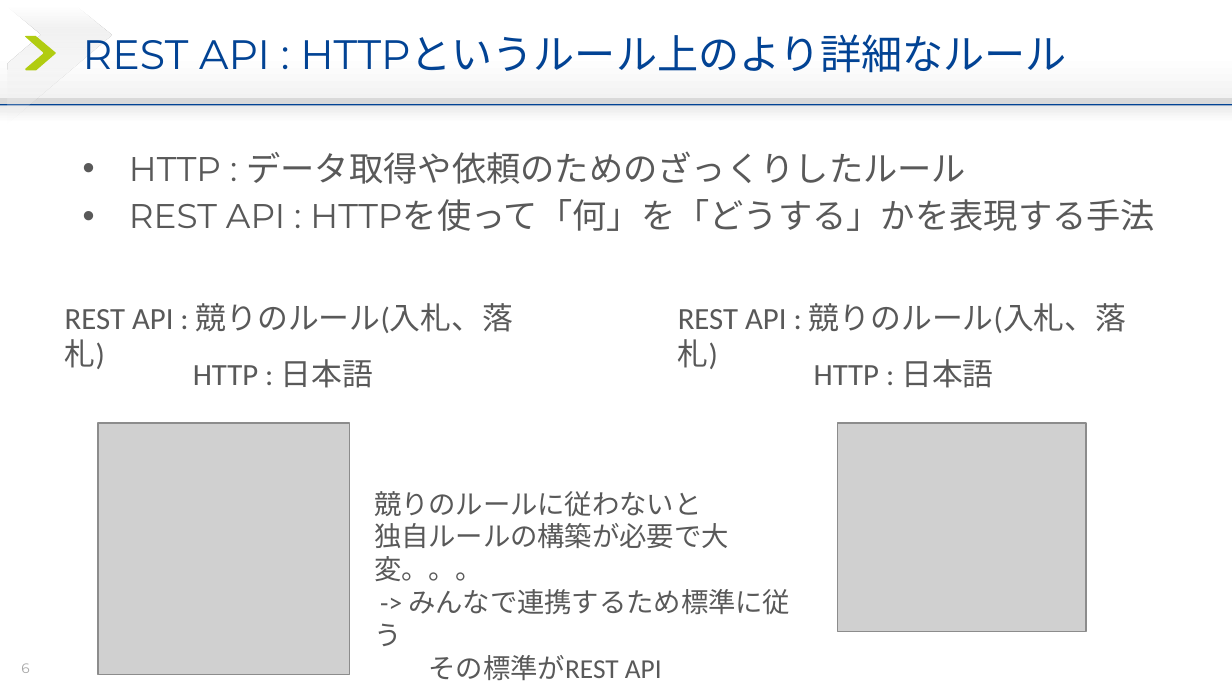
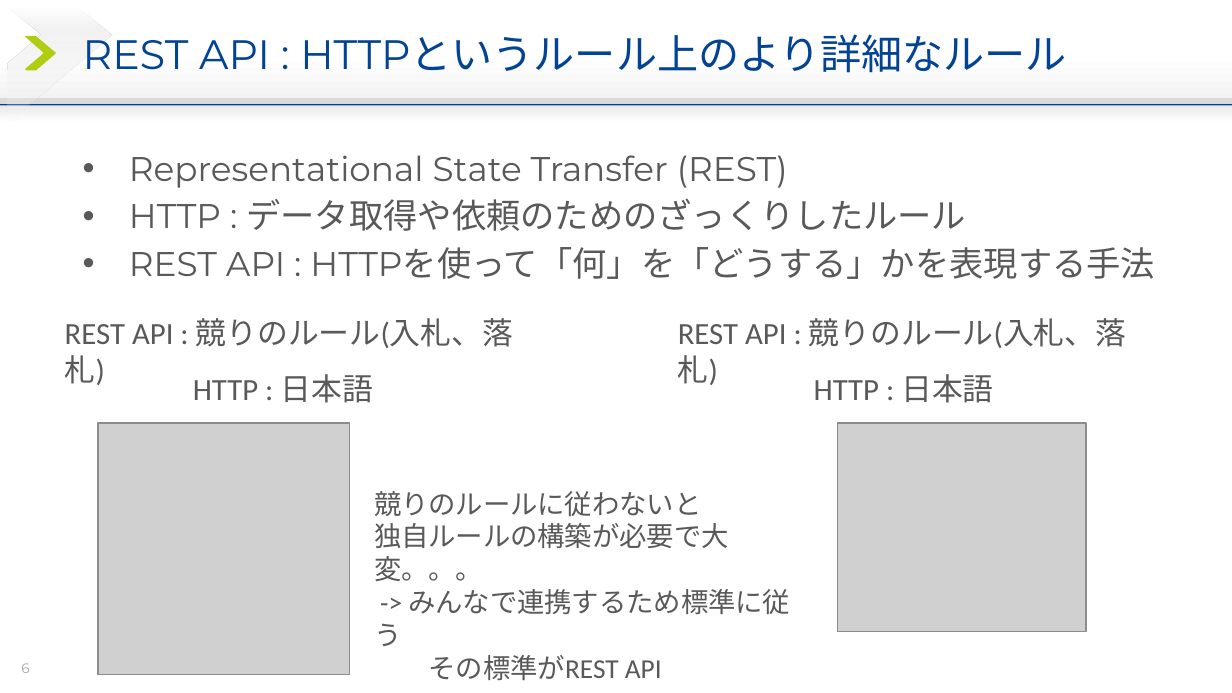
Before and after one commit to yuichi110/nutanix_restapi_bootcamp, a slide deck: slide 6 of about_restapi.PPTX. Drawn at 1232x693 pixels with LibreOffice and Linux fonts; fonts in the diff are those of the drawing; grey boxes stand for pictures; background and template pictures are left out. Boxes give left, top, right and bottom in pixels: in the first picture for what was removed or moved away, otherwise in the second. Text is boxed around its words. In the diff, an @@ line names an element or a change of style, - is before the commit and + after.

```diff
--- a/about_restapi.PPTX
+++ b/about_restapi.PPTX
@@ text at (129, 155, 788, 188): paragraph added @@
+• Representational State Transfer (REST)
@@ 4 texts: place and size @@
-4 texts at (65, 303, 1126, 388)
+4 texts at (65, 318, 1126, 403)
```
Also in this commit, not shown: 4 other slides changed, 6 other files.
